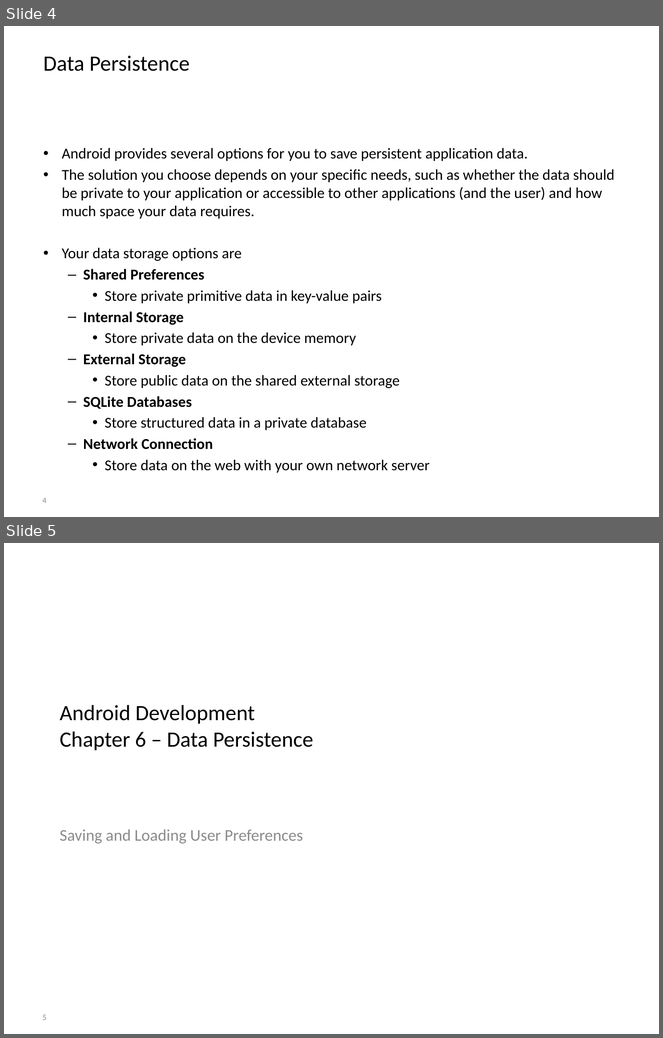
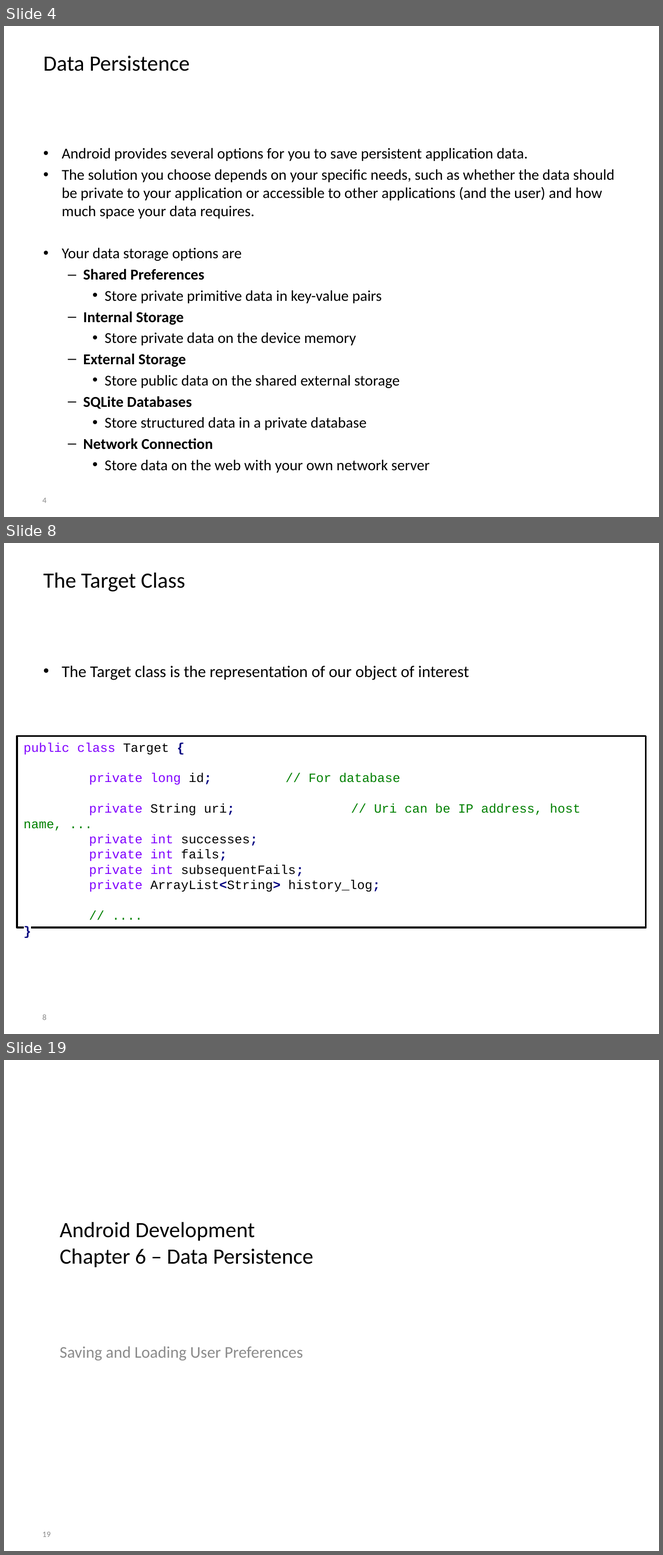
Before and after one commit to BioBoost/android_development_course, a slide deck: slides/chapter6_data_persistence.pptx. Shown one above the other, each under a label of ours: slides 4 and 5 before the commit, slides 4, 8 and 19 after it; the slides between them are not shown. The pictures are 663x1038 and 663x1555 pixels, drawn with LibreOffice and Linux fonts; fonts in the diff are those of the drawing; background and template pictures are left out. Boxes give left, top, right and bottom in pixels: in the first picture for what was removed or moved away, otherwise in the second. Text is boxed around its words. In the diff, an @@ line names an element or a change of style, - is before the commit and + after.

```diff
--- a/slides/chapter6_data_persistence.pptx
+++ b/slides/chapter6_data_persistence.pptx
@@ slide 8 added at bbox=[4, 543, 659, 1034], background picture (left out) @@
@@ title added at bbox=[44, 572, 185, 592], 24 pt, text #000000 @@
+The Target Class
@@ text added at bbox=[62, 666, 469, 680], 18 pt, text #000000 @@
+• The Target class is the representation of our object of interest
@@ rectangle added at bbox=[17, 736, 646, 928], fill #FFFFFF, outline #000000 2 pt, 14 pt, text #000000 @@
+public class Target {
+private long id; // For database
+private String uri; // Uri can be IP address, host name, ...
+private int successes;
+private int fails;
+private int subsequentFails;
+private ArrayList<String> history_log;
+// ....
+}
@@ page number added at bbox=[42, 1015, 47, 1020], 9 pt, text #8C8C8C @@
+8
@@ what was slide 5 is now slide 19 @@
@@ page number at bbox=[42, 1532, 51, 1537]: text changed @@
-5
+19
```
Also in this commit, not shown: 14 other slides added, 2 other files.
